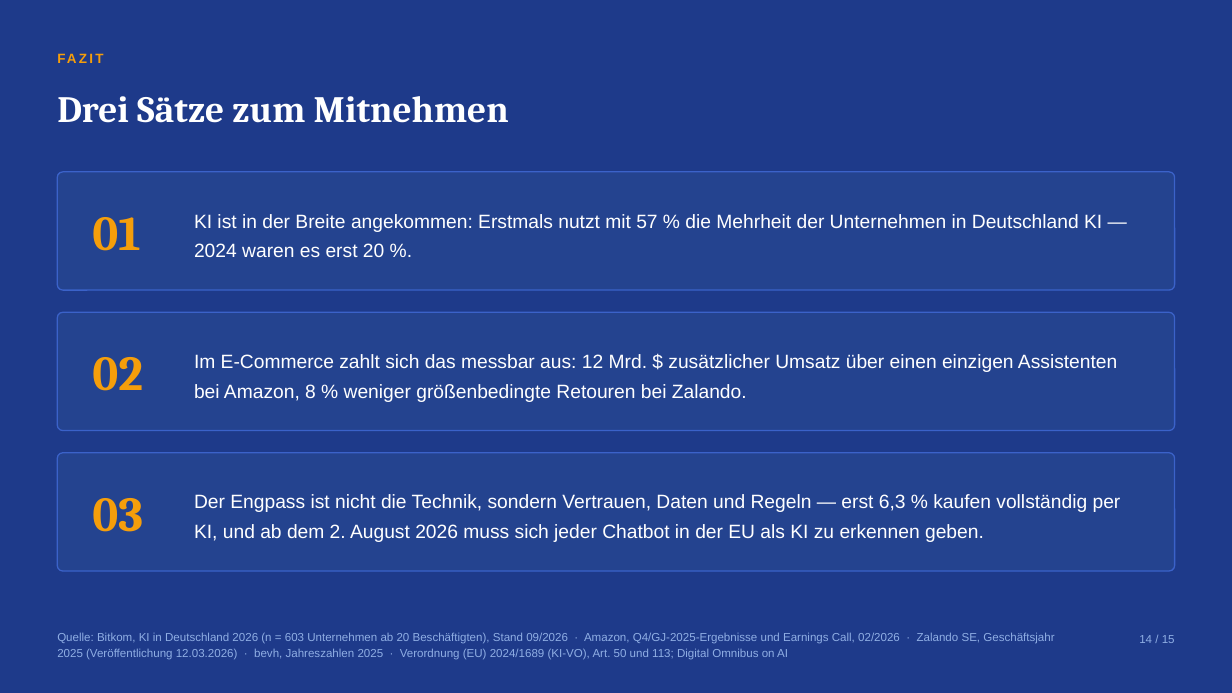
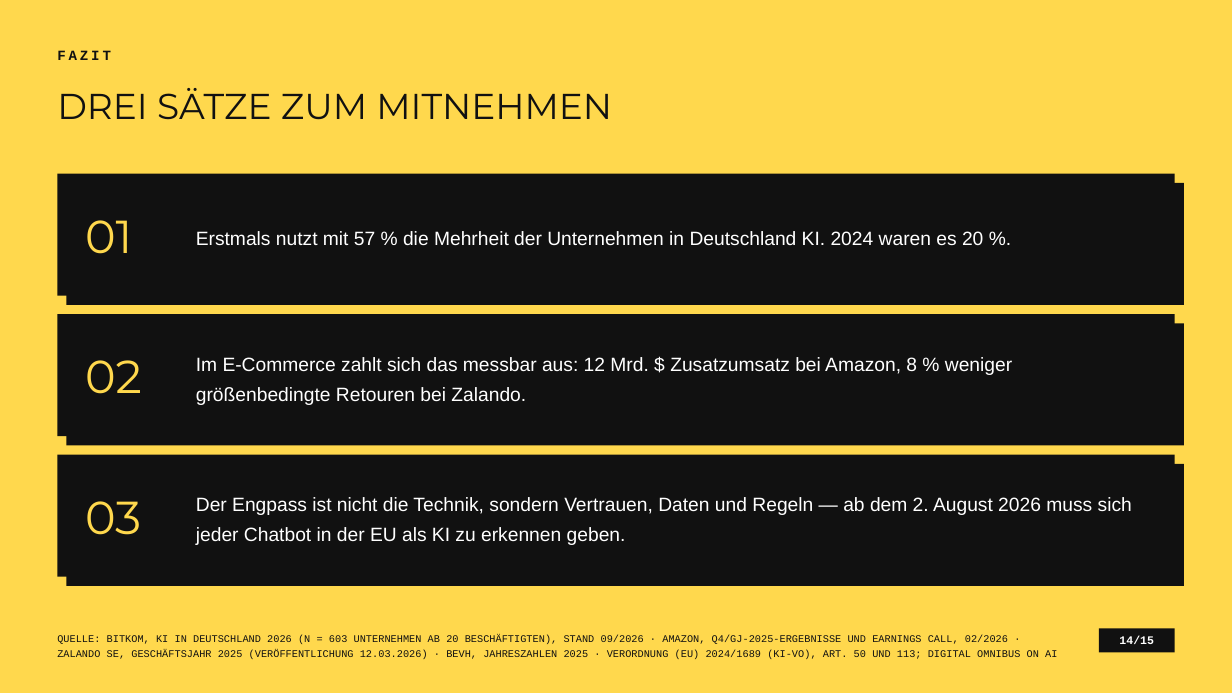
Before and after one commit to Akheyo/Youman-automation, a slide deck: slide 14 of praesentationen/ki-e-commerce/KI-und-E-Commerce.pptx. Drawn at 1232x693 pixels with LibreOffice and Linux fonts; fonts in the diff are those of the drawing. Boxes give left, top, right and bottom in pixels: in the first picture for what was removed or moved away, otherwise in the second. Text is boxed around its words. In the diff, an @@ line names an element or a change of style, - is before the commit and + after.

```diff
--- a/praesentationen/ki-e-commerce/KI-und-E-Commerce.pptx
+++ b/praesentationen/ki-e-commerce/KI-und-E-Commerce.pptx
@@ background #1E3A8A to #FFD84D @@
@@ text "FAZIT" at (x1=57, y1=50, x2=111, y2=60): size 10.5 to 11 pt, font Arial to Courier New, text colour #F59E0B to #111111, letter spacing 1.8 to 2.2 pt @@
@@ text at (x1=57, y1=88, x2=612, y2=120): text changed; size 29 to 28 pt; font Cambria to Montserrat; text colour #FFFFFF to #111111; bold off @@
-Drei Sätze zum Mitnehmen
+DREI SÄTZE ZUM MITNEHMEN
@@ rectangle added at (x1=57, y1=174, x2=1175, y2=296), fill #111111 @@
@@ rectangle resized from (x1=57, y1=172, x2=1175, y2=290) to (x1=67, y1=183, x2=1184, y2=305) @@
@@ rectangle at (x1=67, y1=183, x2=1184, y2=305): rounded rectangle to rectangle; fill #24438F to #111111; outline #3B62C9 1 pt to none @@
@@ text "01" moved from (x1=92, y1=217, x2=140, y2=251) to (x1=85, y1=220, x2=132, y2=254) @@
@@ text at (x1=196, y1=231, x2=983, y2=245): text changed @@
-KI ist in der Breite angekommen: Erstmals nutzt mit 57 % die Mehrheit der Unternehmen in Deutschland KI — 2024 waren es erst 20 %.
+Erstmals nutzt mit 57 % die Mehrheit der Unternehmen in Deutschland KI. 2024 waren es 20 %.
@@ rounded rectangle removed at (x1=57, y1=312, x2=1175, y2=431) @@
@@ rectangle added at (x1=57, y1=314, x2=1175, y2=436), fill #111111 @@
@@ rectangle added at (x1=67, y1=323, x2=1184, y2=445), fill #111111 @@
@@ text "02" moved from (x1=92, y1=357, x2=143, y2=391) to (x1=85, y1=360, x2=142, y2=394) @@
@@ text at (x1=196, y1=357, x2=1012, y2=405): text changed @@
-Im E-Commerce zahlt sich das messbar aus: 12 Mrd. $ zusätzlicher Umsatz über einen einzigen Assistenten bei Amazon, 8 % weniger größenbedingte Retouren bei Zalando.
+Im E-Commerce zahlt sich das messbar aus: 12 Mrd. $ Zusatzumsatz bei Amazon, 8 % weniger größenbedingte Retouren bei Zalando.
@@ rounded rectangle removed at (x1=57, y1=453, x2=1175, y2=571) @@
@@ rectangle added at (x1=57, y1=455, x2=1175, y2=577), fill #111111 @@
@@ rectangle added at (x1=67, y1=464, x2=1184, y2=586), fill #111111 @@
@@ size 38 to 36 pt, font Cambria to Montserrat, text colour #F59E0B to #FFD84D, bold off in 3 elements at (x1=85, y1=220, x2=132, y2=254), (x1=85, y1=360, x2=142, y2=394), (x1=85, y1=501, x2=141, y2=535) @@
@@ text "03" moved from (x1=92, y1=498, x2=143, y2=532) to (x1=85, y1=501, x2=141, y2=535) @@
@@ text at (x1=196, y1=497, x2=1132, y2=545): text changed @@
-Der Engpass ist nicht die Technik, sondern Vertrauen, Daten und Regeln — erst 6,3 % kaufen vollständig per KI, und ab dem 2. August 2026 muss sich jeder Chatbot in der EU als KI zu erkennen geben.
+Der Engpass ist nicht die Technik, sondern Vertrauen, Daten und Regeln — ab dem 2. August 2026 muss sich jeder Chatbot in der EU als KI zu erkennen geben.
@@ rectangle added at (x1=1099, y1=628, x2=1175, y2=653), fill #111111 @@
@@ text at (x1=57, y1=635, x2=1057, y2=659): text changed; size 9 to 8 pt; font Arial to Courier New; text colour #8FAEE4 to #111111 @@
-Quelle: Bitkom, KI in Deutschland 2026 (n = 603 Unternehmen ab 20 Beschäftigten), Stand 09/2026 · Amazon, Q4/GJ-2025-Ergebnisse und Earnings Call, 02/2026 · Zalando SE, Geschäftsjahr 2025 (Veröffentlichung 12.03.2026) · bevh, Jahreszahlen 2025 · Verordnung (EU) 2024/1689 (KI-VO), Art. 50 und 113; Digital Omnibus on AI
+QUELLE: BITKOM, KI IN DEUTSCHLAND 2026 (N = 603 UNTERNEHMEN AB 20 BESCHÄFTIGTEN), STAND 09/2026 · AMAZON, Q4/GJ-2025-ERGEBNISSE UND EARNINGS CALL, 02/2026 · ZALANDO SE, GESCHÄFTSJAHR 2025 (VERÖFFENTLICHUNG 12.03.2026) · BEVH, JAHRESZAHLEN 2025 · VERORDNUNG (EU) 2024/1689 (KI-VO), ART. 50 UND 113; DIGITAL OMNIBUS ON AI
@@ text at (x1=1119, y1=636, x2=1154, y2=644): text changed; font Arial to Courier New; text colour #8FAEE4 to #FFFFFF; bold on @@
-14 / 15
+14/15
```
Also in this commit, not shown: 14 other slides changed, 5 other files.
